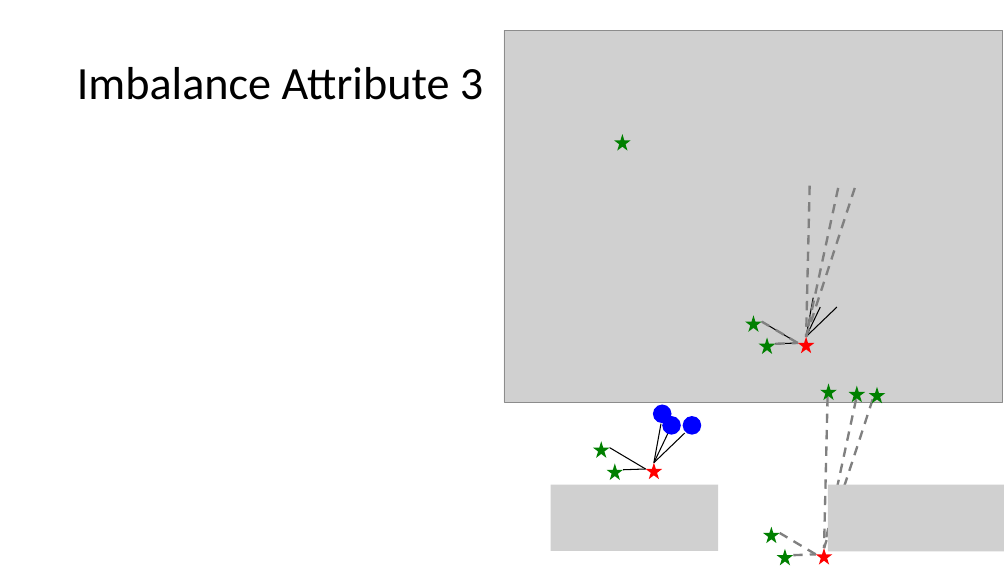
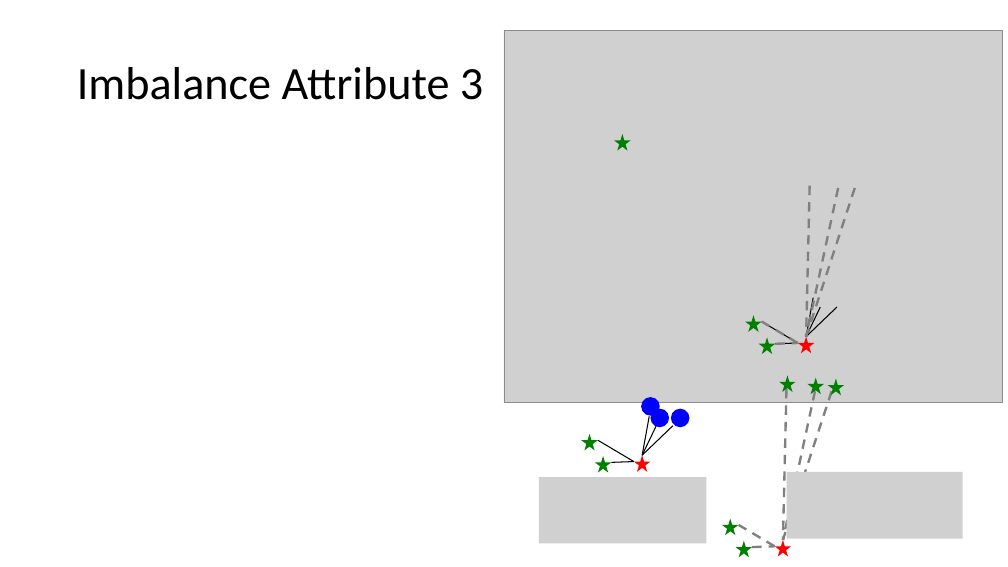
Before and after one commit to RKDSOne/ids, a slide deck: slide 16 of slides&notes/Learning on imbalanced data.pptx. Drawn at 1008x567 pixels with LibreOffice and Linux fonts; fonts in the diff are those of the drawing; grey boxes stand for pictures. Boxes give left, top, right and bottom in pixels: in the first picture for what was removed or moved away, otherwise in the second. Text is boxed around its words. In the diff, an @@ line names an element or a change of style, - is before the commit and + after.

```diff
--- a/slides&notes/Learning on imbalanced data.pptx
+++ b/slides&notes/Learning on imbalanced data.pptx
@@ 4 lines, 2 ellipses moved together from (x1=623, y1=416, x2=702, y2=470) to (x1=612, y1=409, x2=690, y2=463) @@
@@ 3 lines, 1 star moved together from (x1=793, y1=383, x2=873, y2=555) to (x1=752, y1=376, x2=832, y2=547) @@
@@ 3 stars, 1 picture, 1 ellipse, 1 line moved together from (x1=551, y1=405, x2=718, y2=551) to (x1=539, y1=397, x2=707, y2=544) @@
@@ picture moved from (x1=828, y1=485, x2=1004, y2=551) to (x1=787, y1=472, x2=963, y2=538) @@
@@ 5 stars, 2 lines moved together from (x1=763, y1=386, x2=885, y2=566) to (x1=722, y1=377, x2=845, y2=557) @@
```
Also in this commit, not shown: 3 slides added, 7 other files.
